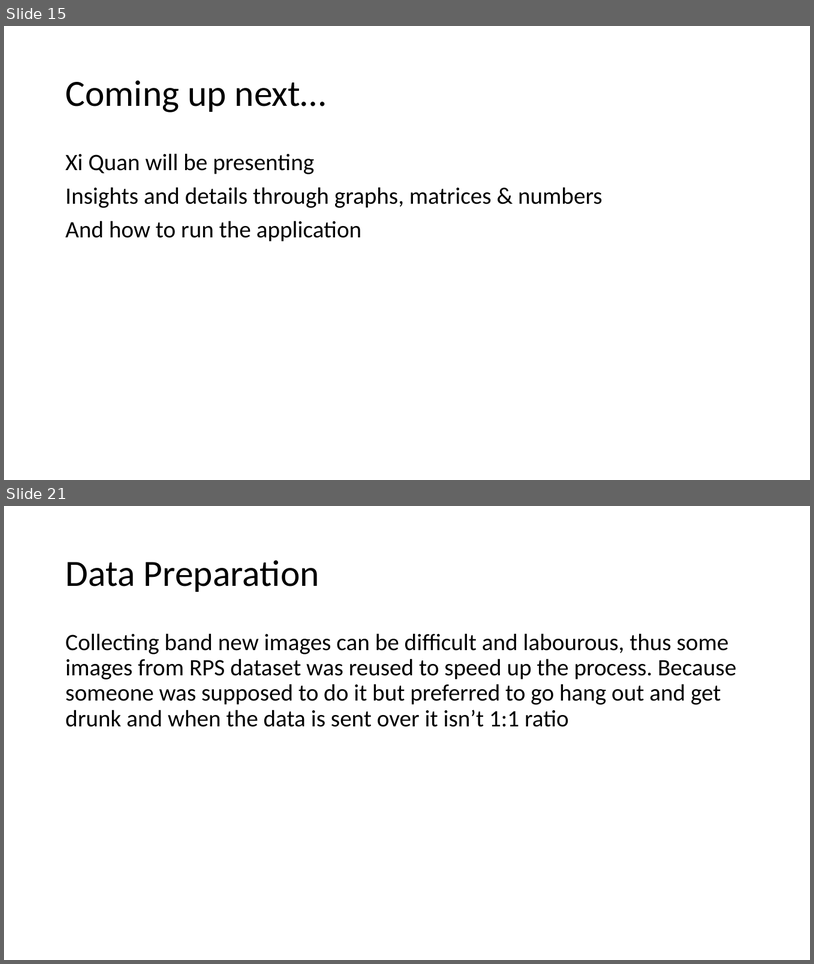
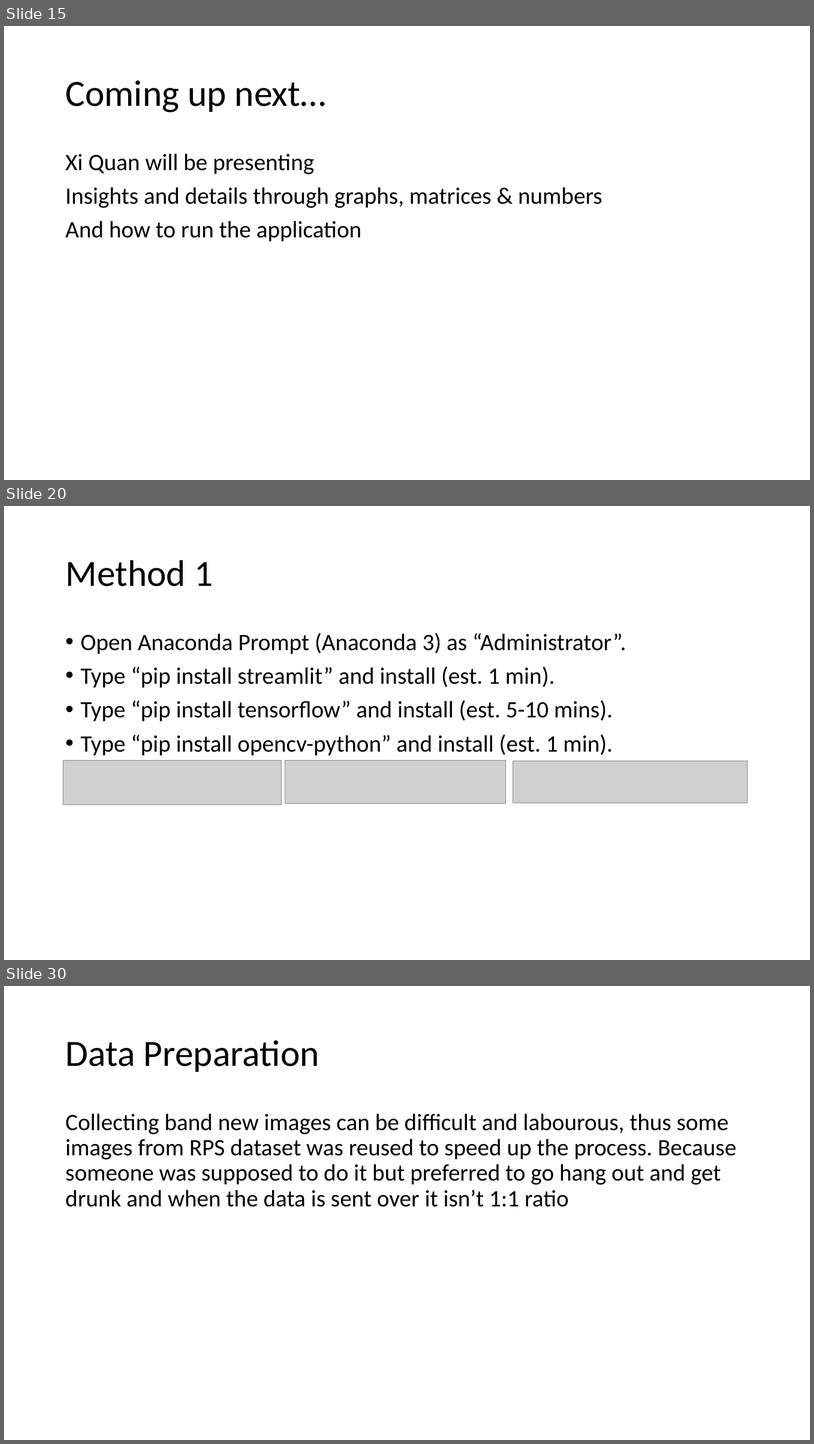
Before and after one commit to UnfairWraith/CN345, a slide deck: MLAI mini project.pptx. Shown one above the other, each under a label of ours: slides 15 and 21 before the commit, slides 15, 20 and 30 after it; the slides between them are not shown. The pictures are 814x964 and 814x1444 pixels, drawn with LibreOffice and Linux fonts; fonts in the diff are those of the drawing; grey boxes stand for pictures. Boxes give left, top, right and bottom in pixels: in the first picture for what was removed or moved away, otherwise in the second. Text is boxed around its words. In the diff, an @@ line names an element or a change of style, - is before the commit and + after.

```diff
--- a/MLAI mini project.pptx
+++ b/MLAI mini project.pptx
@@ slide 20 added at <box>4,506,810,960</box>, background #FFFFFF @@
@@ title added at <box>65,560,213,586</box>, 44 pt, text #000000 @@
+Method 1
@@ text added at <box>81,633,627,756</box>, 28 pt, text #000000 @@
+• Open Anaconda Prompt (Anaconda 3) as “Administrator”.
+• Type “pip install streamlit” and install (est. 1 min).
+• Type “pip install tensorflow” and install (est. 5-10 mins).
+• Type “pip install opencv-python” and install (est. 1 min).
@@ picture added at <box>63,760,282,805</box> @@
@@ picture added at <box>285,760,506,804</box> @@
@@ picture added at <box>513,760,748,803</box> @@
@@ what was slide 21 is now slide 30 @@
```
Also in this commit, not shown: 3 slides changed, 10 other slides added, 2 slides removed, 4 other files.
